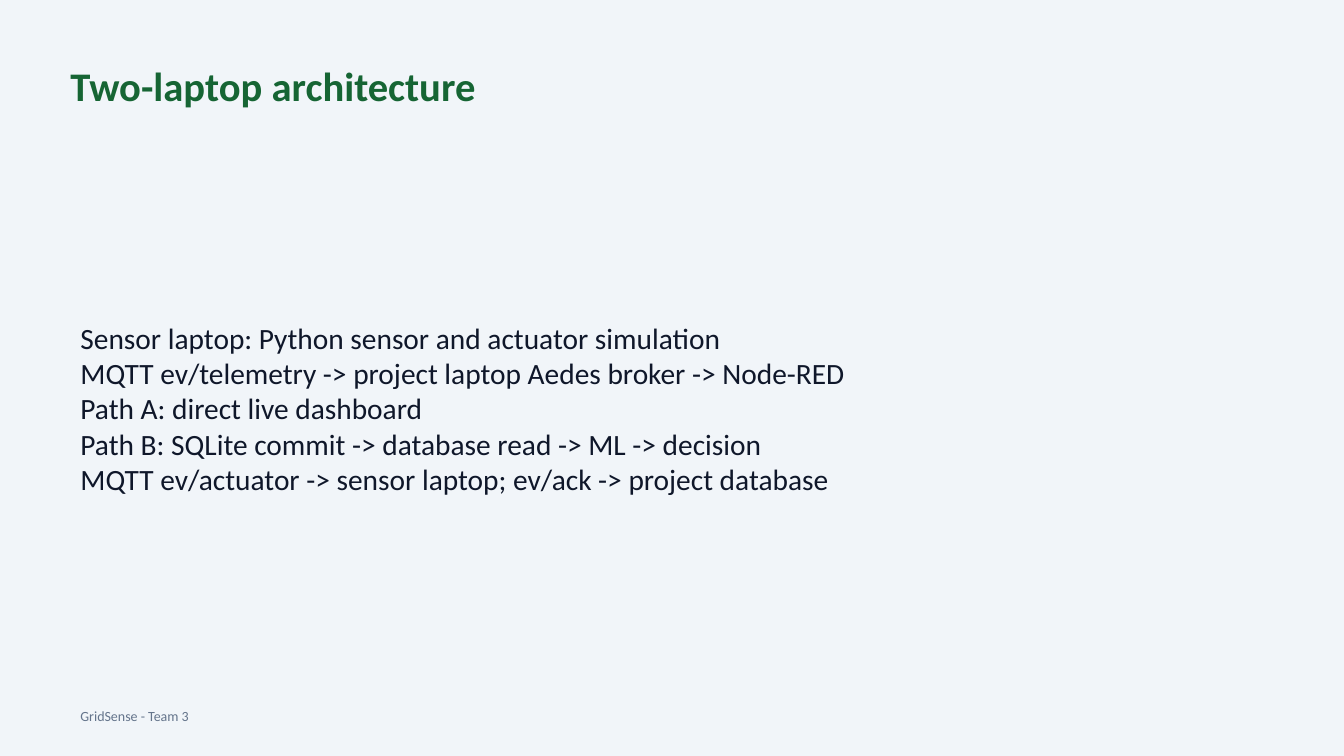
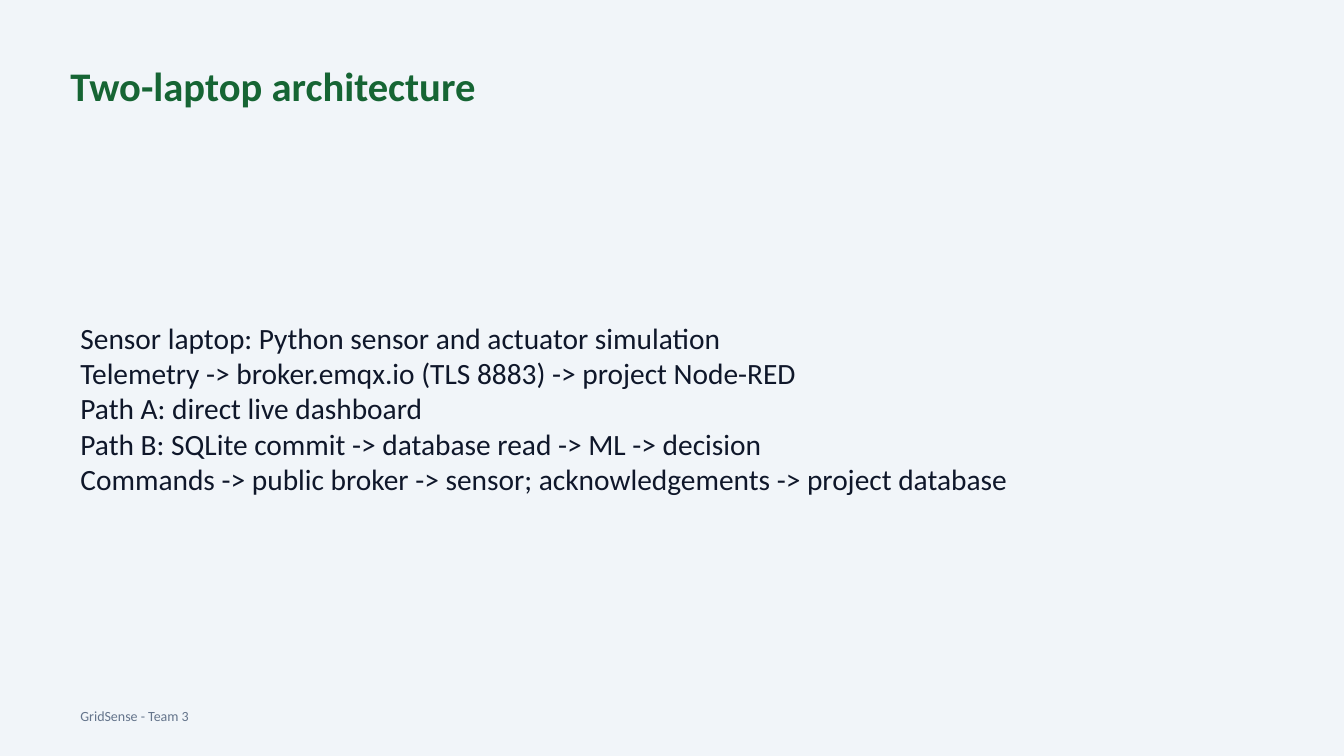
Before and after one commit to DavidShibu/gridsense, a slide deck: slide 2 of GridSense_Presentation.pptx. Drawn at 1344x756 pixels with LibreOffice and Linux fonts; fonts in the diff are those of the drawing. Boxes give left, top, right and bottom in pixels: in the first picture for what was removed or moved away, otherwise in the second. Text is boxed around its words. In the diff, an @@ line names an element or a change of style, - is before the commit and + after.

```diff
--- a/GridSense_Presentation.pptx
+++ b/GridSense_Presentation.pptx
@@ text at [80,362,796,389]: text changed @@
-MQTT ev/telemetry -> project laptop Aedes broker -> Node-RED
+Telemetry -> broker.emqx.io (TLS 8883) -> project Node-RED
@@ text at [80,469,1006,495]: text changed @@
-MQTT ev/actuator -> sensor laptop; ev/ack -> project database
+Commands -> public broker -> sensor; acknowledgements -> project database
```
Also in this commit, not shown: 3 other slides changed, 18 other files.
